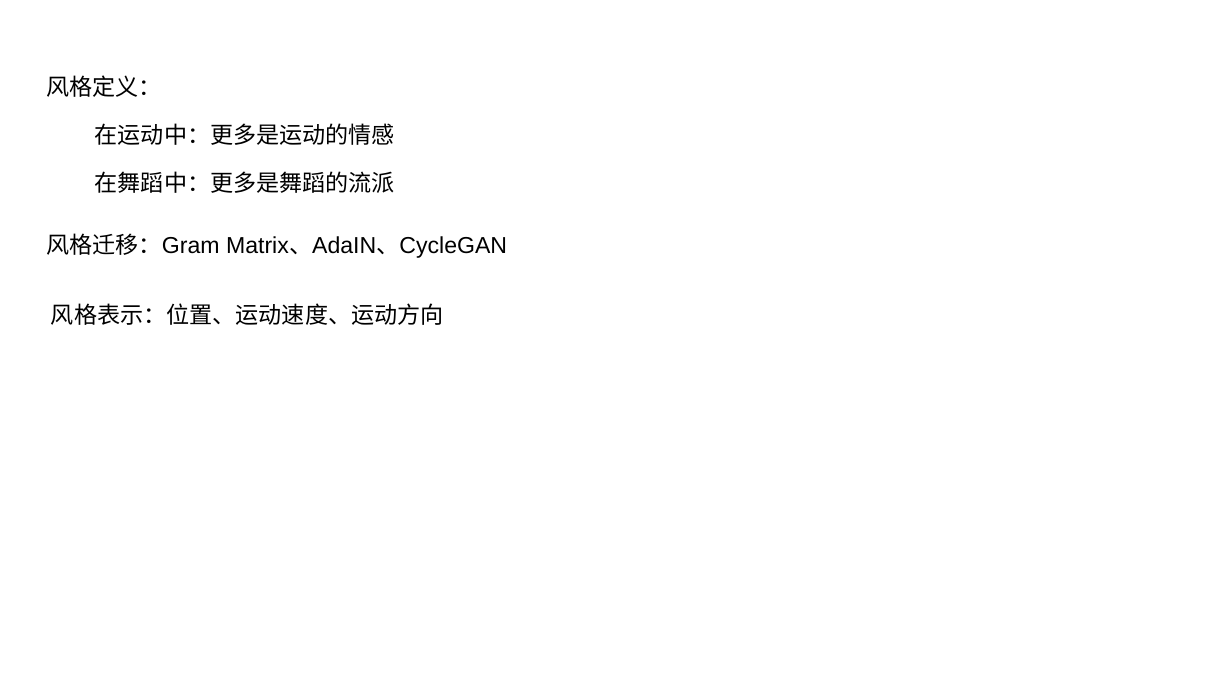
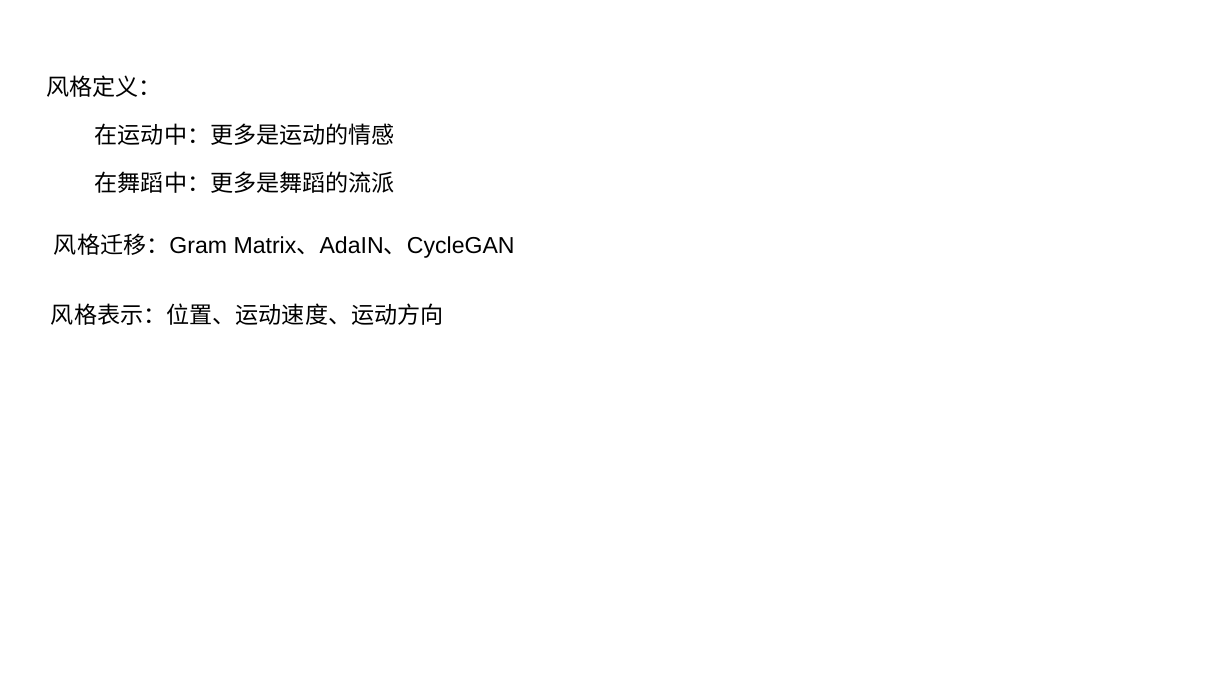
Before and after one commit to Ein-verlass/StyleTransferDatasets, a slide deck: slide 2 of 第一周汇报.pptx. Drawn at 1232x693 pixels with LibreOffice and Linux fonts; fonts in the diff are those of the drawing. Boxes give left, top, right and bottom in pixels: in the first picture for what was removed or moved away, otherwise in the second. Text is boxed around its words. In the diff, an @@ line names an element or a change of style, - is before the commit and + after.

```diff
--- a/第一周汇报.pptx
+++ b/第一周汇报.pptx
@@ text "风格迁移：Gram Matrix、AdaIN、CycleGAN": place and size @@
-text "风格迁移：Gram Matrix、AdaIN、CycleGAN" at box(46, 233, 507, 258)
+text "风格迁移：Gram Matrix、AdaIN、CycleGAN" at box(54, 233, 515, 258)
```
Also in this commit, not shown: 2 other slides changed, 2 slides added.
